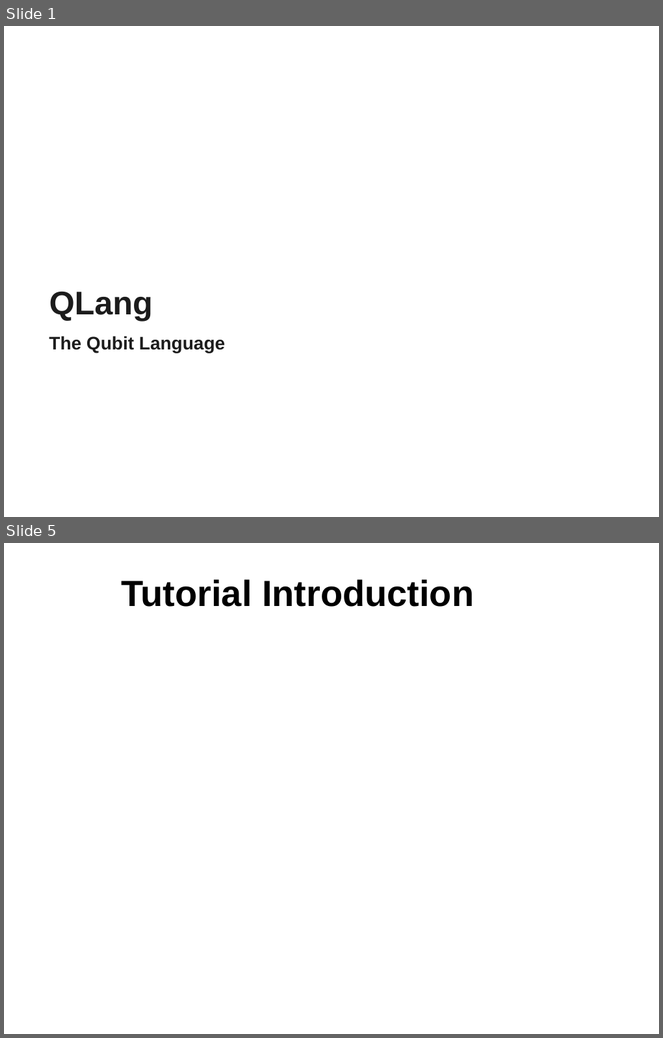
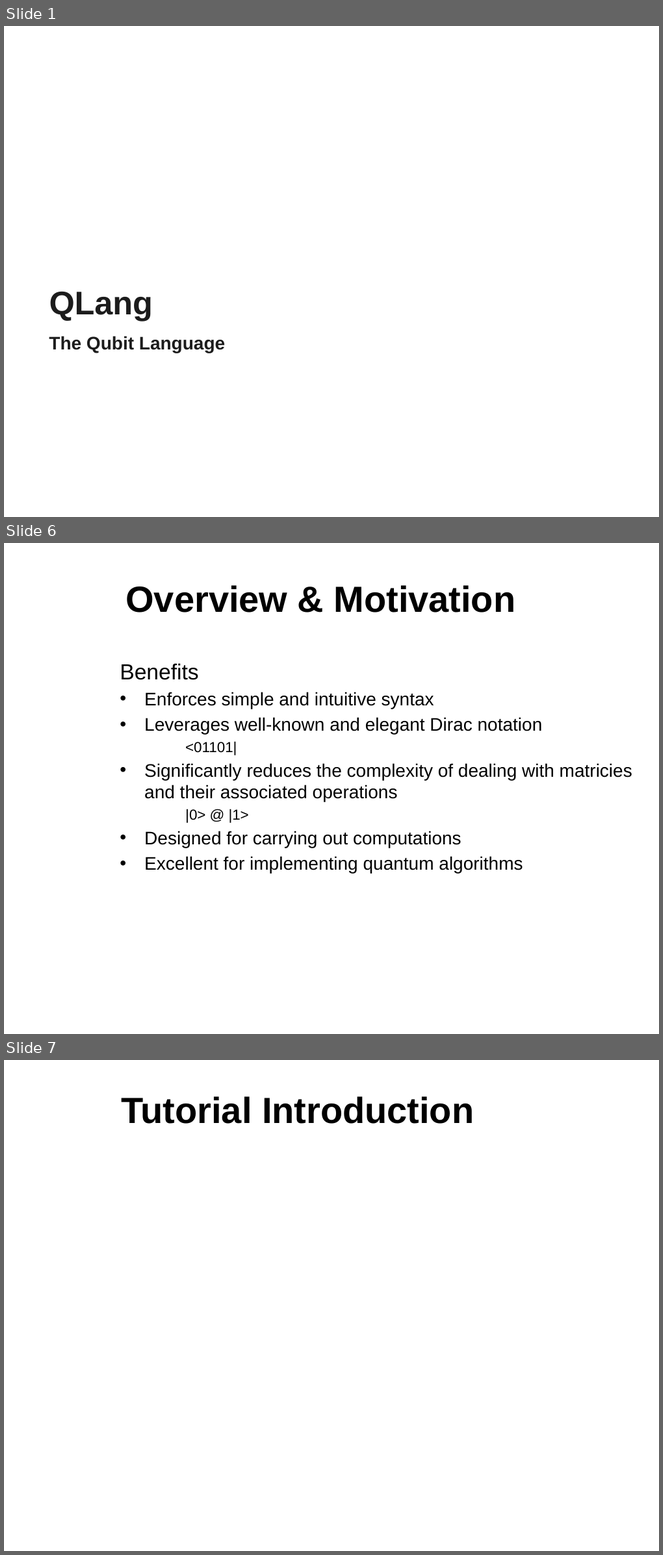
Before and after one commit to sdk21/PLT, a slide deck: Demo/Qlang.pptx. Shown one above the other, each under a label of ours: slides 1 and 5 before the commit, slides 1, 6 and 7 after it; the slides between them are not shown. The pictures are 663x1038 and 663x1555 pixels, drawn with LibreOffice and Linux fonts; fonts in the diff are those of the drawing; background and template pictures are left out. Boxes give left, top, right and bottom in pixels: in the first picture for what was removed or moved away, otherwise in the second. Text is boxed around its words. In the diff, an @@ line names an element or a change of style, - is before the commit and + after.

```diff
--- a/Demo/Qlang.pptx
+++ b/Demo/Qlang.pptx
@@ slide 6 added at [4, 543, 659, 1034], background picture (left out) @@
@@ title added at [126, 585, 516, 613], 40 pt, text #000000, bold @@
+Overview & Motivation
@@ text added at [120, 663, 633, 873], 20 pt, text #000000 @@
+Benefits
+• Enforces simple and intuitive syntax
+• Leverages well-known and elegant Dirac notation
+<01101|
+• Significantly reduces the complexity of dealing with matricies and their associated operations
+|0> @ |1>
+• Designed for carrying out computations
+• Excellent for implementing quantum algorithms
@@ what was slide 5 is now slide 7 @@
```
Also in this commit, not shown: 4 slides changed, 4 other slides added, 2 slides removed.
